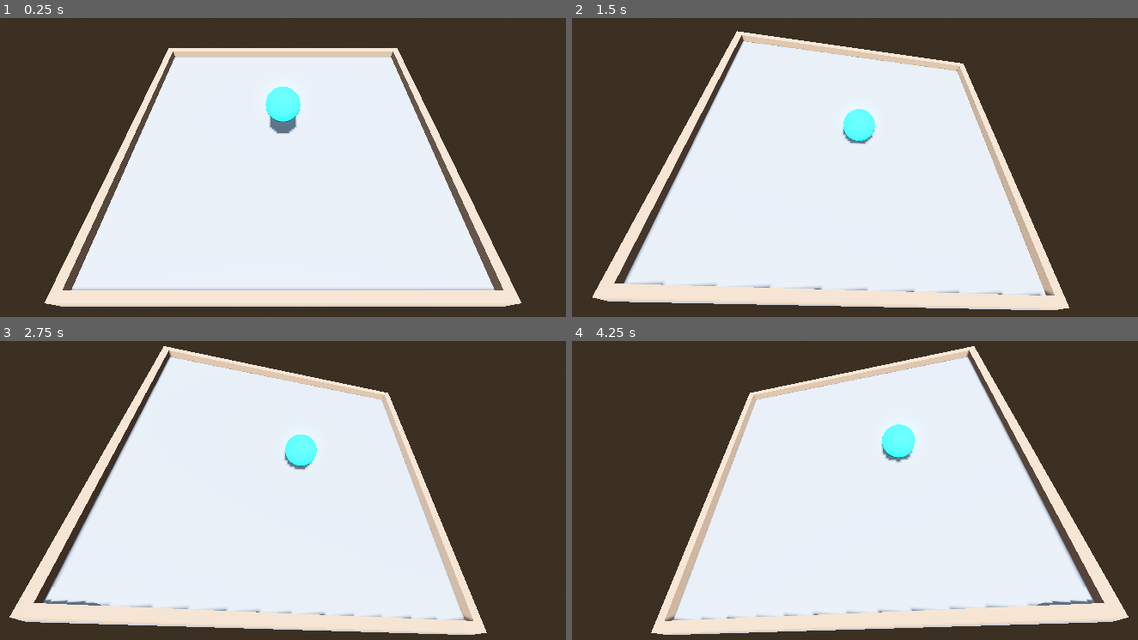
Above: before the commit, frames 1-4 (two rows, left to right).
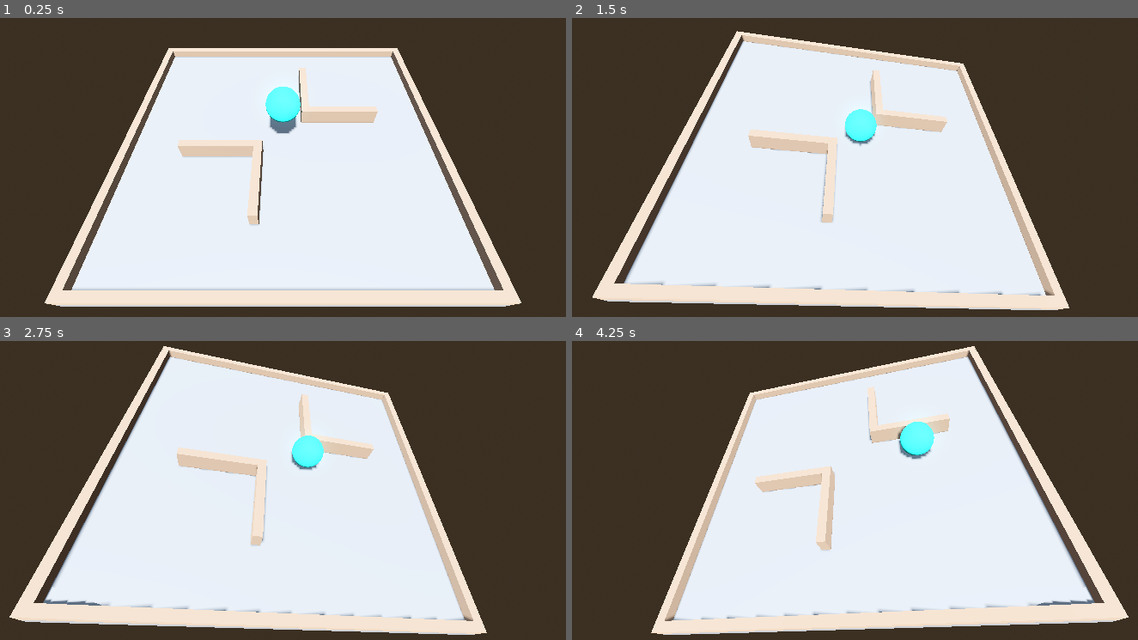
Above: after the commit, the same moments.

Repository: JoaoSant0s/DDJAM_Carnaval_2024
Game: Godot game, scene res://_Project/Scene/main.tscn
Same seed, same stepped clock (60 frames per second), same inputs: the game is played once before the commit and once after it.
Inputs (mouse positions are in pixels of both pictures, inside the frame that each line leads up to):
- Up to frame 1 (0.25 s): no input
- Up to frame 2 (1.5 s): tap Enter at 0.5 s; move the mouse to (1007, 152) at 0.52 s; hold D (right) 0.53-1.25 s; tap P at 0.6 s; click (1007, 152) at 0.67 s; drag from (719, 191) to (821, 251) at 1.27 s
- Up to frame 3 (2.75 s): move the mouse to (350, 409) at 2.02 s; hold D (right) from 2.03 s (still down); tap P at 2.1 s
- Up to frame 4 (4.25 s): release D (right) at 2.75 s; drag from (821, 574) to (651, 439) at 2.77 s; move the mouse to (1058, 553) at 3.52 s; hold A (left) from 3.53 s (still down); tap P at 3.6 s

The runs differ from the first frame. In frame 1, 2.2% of the frame differs, in the area x 31-67%, y 16-70%; in frame 2, 2.4%; in frame 3, 2.5%; in frame 4, 2.8%, in the area x 32-67%, y 15-71%.

Commit message:
(imp): creating L blocker in the map
- review ball mass and friction

Diff:
--- /dev/null
+++ b/_Project/Materials/solid.tres
@@ -0,0 +1,4 @@
+[gd_resource type="StandardMaterial3D" format=3 uid="uid://dkspc2ilxp8w2"]
+
+[resource]
+albedo_color = Color(0.635294, 0.521569, 0.427451, 1)
--- a/_Project/Prefabs/ball.tscn
+++ b/_Project/Prefabs/ball.tscn
@@ -1,6 +1,7 @@
 [gd_scene load_steps=5 format=3 uid="uid://didv5cv5duosd"]
 
 [sub_resource type="PhysicsMaterial" id="PhysicsMaterial_dhuov"]
+friction = 0.0
 
 [sub_resource type="StandardMaterial3D" id="StandardMaterial3D_xcans"]
 albedo_color = Color(0.184314, 1, 1, 1)
@@ -15,7 +16,7 @@
 
 [node name="Ball" type="RigidBody3D" groups=["Ball"]]
 transform = Transform3D(1, 0, 0, 0, 1, 0, 0, 0, 1, -0.0321364, 7.24733, -0.701538)
-mass = 35.0
+mass = 50.0
 physics_material_override = SubResource("PhysicsMaterial_dhuov")
 
 [node name="GeometryInstance3D" type="MeshInstance3D" parent="."]
--- a/_Project/Scene/main.tscn
+++ b/_Project/Scene/main.tscn
@@ -1,8 +1,9 @@
-[gd_scene load_steps=15 format=3 uid="uid://b4ate52j35wen"]
+[gd_scene load_steps=17 format=3 uid="uid://b4ate52j35wen"]
 
 [ext_resource type="Script" path="res://_Project/Code/Runtime/MenuInput.gd" id="1_2qddy"]
 [ext_resource type="Script" path="res://_Project/Code/Runtime/FloorController.gd" id="1_ivdwr"]
 [ext_resource type="Script" path="res://_Project/Code/Runtime/SpawnBall.gd" id="3_s2451"]
+[ext_resource type="Material" uid="uid://dkspc2ilxp8w2" path="res://_Project/Materials/solid.tres" id="4_d6vyx"]
 [ext_resource type="Script" path="res://_Project/Code/Runtime/DeathZone.gd" id="4_s26n5"]
 
 [sub_resource type="ProceduralSkyMaterial" id="ProceduralSkyMaterial_k2p3k"]
@@ -19,17 +20,22 @@
 [sub_resource type="BoxMesh" id="BoxMesh_x563g"]
 size = Vector3(40, 1, 40)
 
-[sub_resource type="StandardMaterial3D" id="StandardMaterial3D_2sb45"]
-albedo_color = Color(0.635294, 0.521569, 0.427451, 1)
-
 [sub_resource type="BoxMesh" id="BoxMesh_2uouw"]
-material = SubResource("StandardMaterial3D_2sb45")
+material = ExtResource("4_d6vyx")
 size = Vector3(40, 1, 1)
 
 [sub_resource type="PhysicsMaterial" id="PhysicsMaterial_l43b3"]
+friction = 0.0
 
 [sub_resource type="BoxShape3D" id="BoxShape3D_a5aic"]
 size = Vector3(40, 5.1333, 1)
+
+[sub_resource type="BoxMesh" id="BoxMesh_2dvv8"]
+material = ExtResource("4_d6vyx")
+size = Vector3(1, 2, 10)
+
+[sub_resource type="BoxShape3D" id="BoxShape3D_lud7e"]
+size = Vector3(1, 2, 10)
 
 [sub_resource type="BoxShape3D" id="BoxShape3D_tef56"]
 size = Vector3(40, 1, 40)
@@ -64,53 +70,107 @@
 maxAngle = 0.25
 angularSpeed = 0.3
 
-[node name="Wall" type="MeshInstance3D" parent="Floor"]
+[node name="Walls" type="Node3D" parent="Floor"]
+
+[node name="Wall" type="MeshInstance3D" parent="Floor/Walls"]
 transform = Transform3D(1, 0, 0, 0, 1, 0, 0, 0, 1, 0, 1, 19.5)
 mesh = SubResource("BoxMesh_2uouw")
-skeleton = NodePath("../..")
+skeleton = NodePath("../../..")
 
-[node name="StaticBody3D" type="StaticBody3D" parent="Floor/Wall"]
+[node name="StaticBody3D" type="StaticBody3D" parent="Floor/Walls/Wall"]
 physics_material_override = SubResource("PhysicsMaterial_l43b3")
 
-[node name="CollisionShape3D" type="CollisionShape3D" parent="Floor/Wall/StaticBody3D"]
+[node name="CollisionShape3D" type="CollisionShape3D" parent="Floor/Walls/Wall/StaticBody3D"]
 transform = Transform3D(1, 0, 0, 0, 1, 0, 0, 0, 1, 0, 2, 0)
 shape = SubResource("BoxShape3D_a5aic")
 
-[node name="Wall2" type="MeshInstance3D" parent="Floor"]
+[node name="Wall2" type="MeshInstance3D" parent="Floor/Walls"]
 transform = Transform3D(1, 0, 0, 0, 1, 0, 0, 0, 1, 0, 1, -19.5)
 mesh = SubResource("BoxMesh_2uouw")
-skeleton = NodePath("../..")
+skeleton = NodePath("../../..")
 
-[node name="StaticBody3D" type="StaticBody3D" parent="Floor/Wall2"]
+[node name="StaticBody3D" type="StaticBody3D" parent="Floor/Walls/Wall2"]
 physics_material_override = SubResource("PhysicsMaterial_l43b3")
 
-[node name="CollisionShape3D" type="CollisionShape3D" parent="Floor/Wall2/StaticBody3D"]
+[node name="CollisionShape3D" type="CollisionShape3D" parent="Floor/Walls/Wall2/StaticBody3D"]
 transform = Transform3D(1, 0, 0, 0, 1, 0, 0, 0, 1, 0, 2, 0)
 shape = SubResource("BoxShape3D_a5aic")
 
-[node name="Wall3" type="MeshInstance3D" parent="Floor"]
+[node name="Wall3" type="MeshInstance3D" parent="Floor/Walls"]
 transform = Transform3D(-4.37114e-08, 0, 1, 0, 1, 0, -1, 0, -4.37114e-08, -19.5, 1, 0)
 mesh = SubResource("BoxMesh_2uouw")
-skeleton = NodePath("../..")
+skeleton = NodePath("../../..")
 
-[node name="StaticBody3D" type="StaticBody3D" parent="Floor/Wall3"]
+[node name="StaticBody3D" type="StaticBody3D" parent="Floor/Walls/Wall3"]
 physics_material_override = SubResource("PhysicsMaterial_l43b3")
 
-[node name="CollisionShape3D" type="CollisionShape3D" parent="Floor/Wall3/StaticBody3D"]
+[node name="CollisionShape3D" type="CollisionShape3D" parent="Floor/Walls/Wall3/StaticBody3D"]
 transform = Transform3D(1, 0, 0, 0, 1, 0, 0, 0, 1, 0, 2, 0)
 shape = SubResource("BoxShape3D_a5aic")
 
-[node name="Wall4" type="MeshInstance3D" parent="Floor"]
+[node name="Wall4" type="MeshInstance3D" parent="Floor/Walls"]
 transform = Transform3D(-4.37114e-08, 0, 1, 0, 1, 0, -1, 0, -4.37114e-08, 19.5, 1, 0)
 mesh = SubResource("BoxMesh_2uouw")
-skeleton = NodePath("../..")
+skeleton = NodePath("../../..")
 
-[node name="StaticBody3D" type="StaticBody3D" parent="Floor/Wall4"]
+[node name="StaticBody3D" type="StaticBody3D" parent="Floor/Walls/Wall4"]
 physics_material_override = SubResource("PhysicsMaterial_l43b3")
 
-[node name="CollisionShape3D" type="CollisionShape3D" parent="Floor/Wall4/StaticBody3D"]
+[node name="CollisionShape3D" type="CollisionShape3D" parent="Floor/Walls/Wall4/StaticBody3D"]
 transform = Transform3D(1, 0, 0, 0, 1, 0, 0, 0, 1, 0, 2, 0)
 shape = SubResource("BoxShape3D_a5aic")
+
+[node name="Blockers" type="Node3D" parent="Floor"]
+
+[node name="L_Blocker" type="Node3D" parent="Floor/Blockers"]
+transform = Transform3D(1, 0, 0, 0, 1, 0, 0, 0, 1, -7.5, 0, 7.5)
+
+[node name="Blocker" type="MeshInstance3D" parent="Floor/Blockers/L_Blocker"]
+transform = Transform3D(1, 0, 0, 0, 1, 0, 0, 0, 1, 4.5, 1.5, 0)
+mesh = SubResource("BoxMesh_2dvv8")
+skeleton = NodePath("../../../..")
+
+[node name="StaticBody3D" type="StaticBody3D" parent="Floor/Blockers/L_Blocker/Blocker"]
+physics_material_override = SubResource("PhysicsMaterial_l43b3")
+
+[node name="CollisionShape3D" type="CollisionShape3D" parent="Floor/Blockers/L_Blocker/Blocker/StaticBody3D"]
+shape = SubResource("BoxShape3D_lud7e")
+
+[node name="Blocker2" type="MeshInstance3D" parent="Floor/Blockers/L_Blocker"]
+transform = Transform3D(-4.37114e-08, 0, 1, 0, 1, 0, -1, 0, -4.37114e-08, 0, 1.5, -4.5)
+mesh = SubResource("BoxMesh_2dvv8")
+skeleton = NodePath("../../../..")
+
+[node name="StaticBody3D" type="StaticBody3D" parent="Floor/Blockers/L_Blocker/Blocker2"]
+physics_material_override = SubResource("PhysicsMaterial_l43b3")
+
+[node name="CollisionShape3D" type="CollisionShape3D" parent="Floor/Blockers/L_Blocker/Blocker2/StaticBody3D"]
+shape = SubResource("BoxShape3D_lud7e")
+
+[node name="L_Blocker2" type="Node3D" parent="Floor/Blockers"]
+transform = Transform3D(-1, 0, -8.74228e-08, 0, 1, 0, 8.74228e-08, 0, -1, 7.5, 0, -7.5)
+
+[node name="Blocker" type="MeshInstance3D" parent="Floor/Blockers/L_Blocker2"]
+transform = Transform3D(1, 0, 0, 0, 1, 0, 0, 0, 1, 4.5, 1.5, 0)
+mesh = SubResource("BoxMesh_2dvv8")
+skeleton = NodePath("../../../..")
+
+[node name="StaticBody3D" type="StaticBody3D" parent="Floor/Blockers/L_Blocker2/Blocker"]
+physics_material_override = SubResource("PhysicsMaterial_l43b3")
+
+[node name="CollisionShape3D" type="CollisionShape3D" parent="Floor/Blockers/L_Blocker2/Blocker/StaticBody3D"]
+shape = SubResource("BoxShape3D_lud7e")
+
+[node name="Blocker2" type="MeshInstance3D" parent="Floor/Blockers/L_Blocker2"]
+transform = Transform3D(-4.37114e-08, 0, 1, 0, 1, 0, -1, 0, -4.37114e-08, 0, 1.5, -4.5)
+mesh = SubResource("BoxMesh_2dvv8")
+skeleton = NodePath("../../../..")
+
+[node name="StaticBody3D" type="StaticBody3D" parent="Floor/Blockers/L_Blocker2/Blocker2"]
+physics_material_override = SubResource("PhysicsMaterial_l43b3")
+
+[node name="CollisionShape3D" type="CollisionShape3D" parent="Floor/Blockers/L_Blocker2/Blocker2/StaticBody3D"]
+shape = SubResource("BoxShape3D_lud7e")
 
 [node name="StaticBody3D" type="StaticBody3D" parent="Floor"]
 physics_material_override = SubResource("PhysicsMaterial_l43b3")
